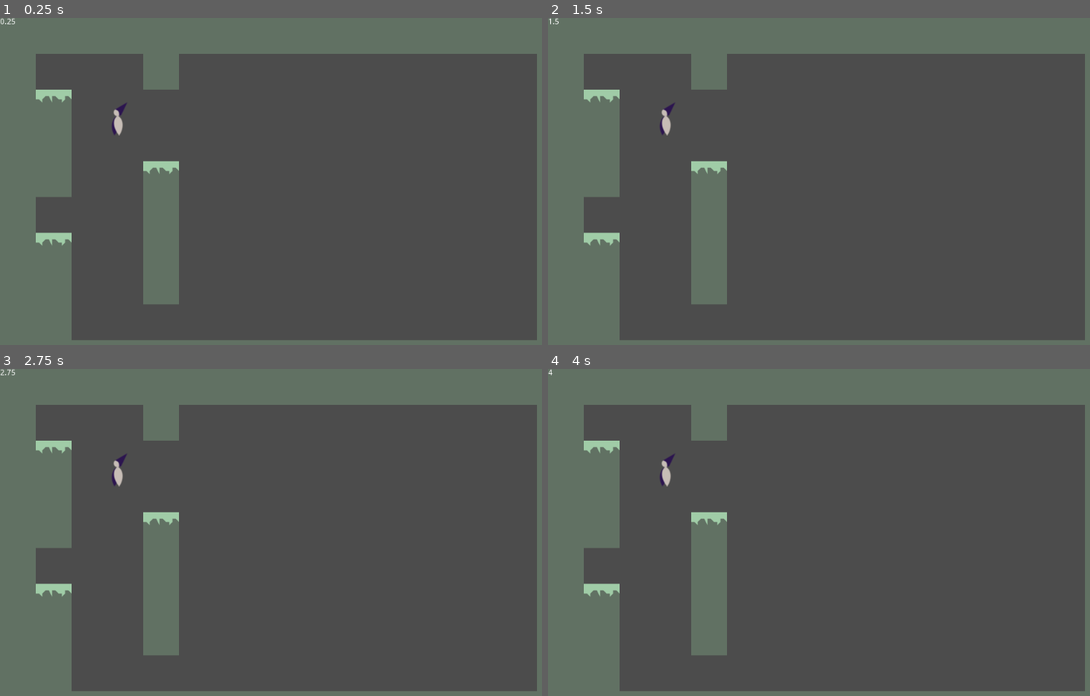
Above: before the commit, frames 1-4 (two rows, left to right).
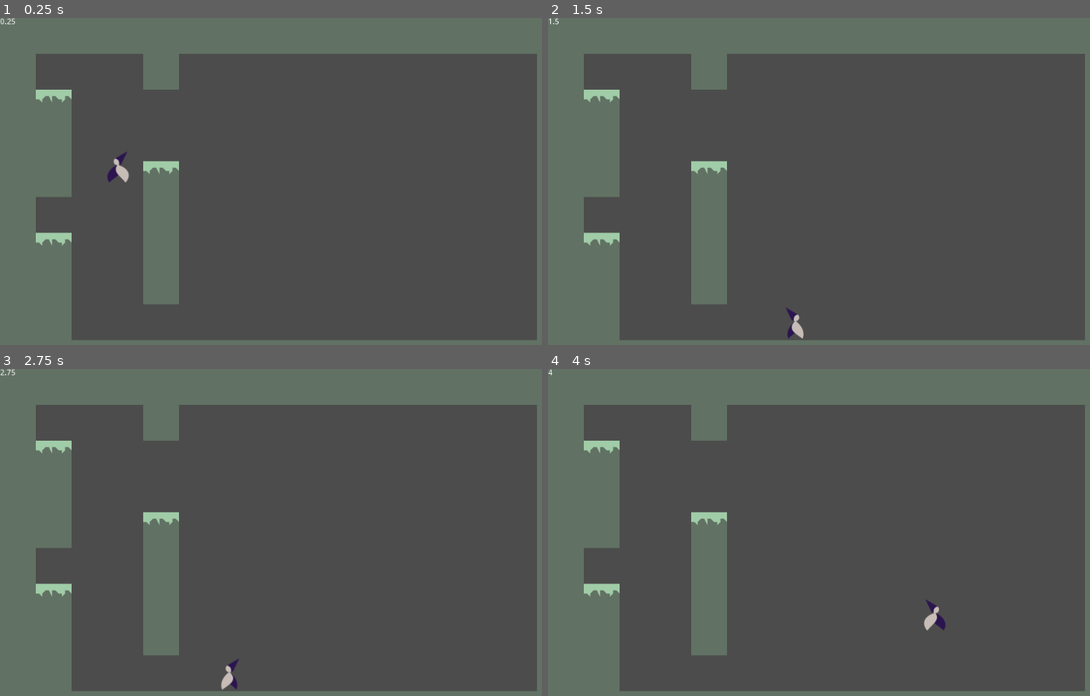
Above: after the commit, the same moments.

Repository: Seibaah/GGJ_MTL2020
Game: Godot game, scene res://World.tscn
The game is run twice, just before and just after one commit, with the same random seed, the same clock (stepped at 60 frames per second) and the same inputs. The project has no main scene, so this scene is started directly.
Inputs:
- Up to frame 1 (0.25 s): no input
- Up to frame 2 (1.5 s): hold Right (move_right) from 0.53 s (still down); tap Space (select_next_seed) at 0.6 s; tap Up (jump) at 0.77 s; tap Down (plant_seed) at 1.35 s
- Up to frame 3 (2.75 s): tap Up (jump) at 1.52 s; tap Space (select_next_seed) at 1.55, 2.1 s; release Right (move_right) at 2.03 s; hold Left (move_left) from 2.03 s (still down)
- Up to frame 4 (4 s): tap Enter at 2.75 s; release Left (move_left) at 2.78 s; hold Right (move_right) from 2.78 s (still down); tap Space (select_next_seed) at 2.85, 3.8 s; tap Up (jump) at 3.02, 3.77 s; tap Down (plant_seed) at 3.6 s

The runs differ from the first frame. In frame 1, 0.3% of the frame differs, in the area x 19-24%, y 25-51%; in frame 2, 0.3%; in frame 3, 0.3%; in frame 4, 0.3%.
Error before the commit: Parse Error: ':' expected at end of line. (res://Scripts/Player.gd:47)

Commit message:
syntax correction

Diff:
--- a/Scripts/Player.gd
+++ b/Scripts/Player.gd
@@ -44,7 +44,7 @@
 		play_anim("jump")
 
 	#select_seed
-	if Input.is_action_just_pressed("select_next_seed")
+	if Input.is_action_just_pressed("select_next_seed"):
 		pass
 	#plant_seed
 	if Input.is_action_just_pressed("plant_seed"):
